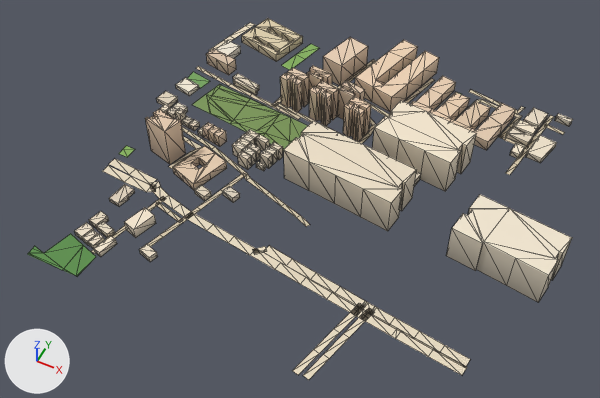
The glTF model public/assets/bengaluru-region-v1/tiles/t23_-11-l1.glb as it was, and as the next commit left it.
Both versions are drawn from a 50 mm lens placed at (12045.0, -5888.0, 757.0), pointed at (11742.0, -5283.0, 1.0). The lights are fixed; the arrows at lower left show +X, +Y and +Z. The picture after the commit comes second. Mesh edges are drawn as thin lines. Vertices at exactly the same position are counted once.

Objects in the first picture: 'building', 'ground'.
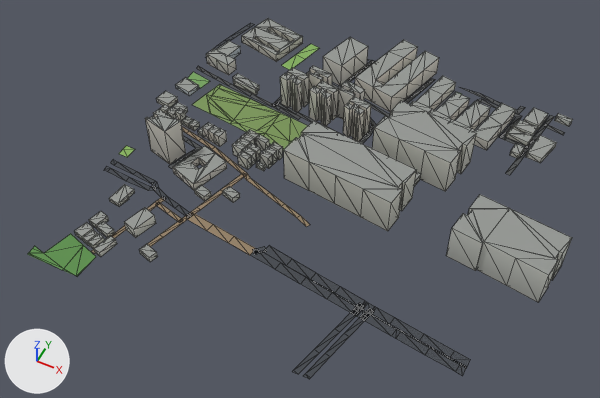
Changed parts and their boxes (x1, y1, x2, y2) in the pictures (600 x 398 px; the box of a moved part takes in the faces that stretch with it):
'ground', reshaped: before (27, 22, 565, 380); after (27, 23, 564, 379)
part 1 of me_building, recoloured: (75, 18, 573, 303) in both
part 2 of me_ground, rebuilt: before (209, 22, 254, 51); after (214, 23, 254, 49)
part 3 of me_ground, rebuilt (7% narrower): before (152, 187, 192, 218); after (154, 187, 191, 217)
part 4 of me_ground, rebuilt (11% shorter): before (103, 165, 156, 192); after (104, 167, 156, 191)
part 5 of me_ground, rebuilt (7% shorter): before (109, 159, 157, 185); after (110, 160, 156, 184)
part 6 of me_ground, rebuilt (33% narrower, 11% shorter): before (149, 181, 160, 189); after (152, 182, 159, 189)
part 7 of me_ground, moved or reshaped: before (371, 59, 565, 140); after (367, 59, 564, 140)
part 8 of me_ground, moved or reshaped: before (292, 315, 471, 380); after (292, 315, 470, 379)
part 9 of me_ground, moved or reshaped: (186, 140, 202, 153) in both
part 10 of me_ground, recoloured: (91, 61, 561, 357) in both

What the commit changed:
me_building is used by ob_building; location (11500.0, -5500.0, 0.0).
me_building had 849 vertices, 1162 faces and spanned x -10.0..553.0, y 35.0..532.0, z 0.0..57.0.
me_building now has 849 vertices, 1462 faces and spans x -10.0..553.0, y 35.0..532.0, z 0.0..57.0.
me_building part 1: 1162 kept faces spanning x -10.0..553.0, y 35.0..532.0, z 0.0..57.0 get new vertex colours.
Edits to the shape of me_building do not show in these pictures.
me_ground is used by ob_ground; location (11500.0, -5500.0, 0.0).
me_ground had 402 vertices, 340 faces and spanned x -5.0..501.0, y -1.0..503.0, z 1.0.
me_ground now has 422 vertices, 360 faces and spans x 0.0..500.0, y 0.0..500.0, z 1.0.
me_ground part 2: the loose piece of 10 vertices spanning x -5.0..26.0, y 413.0..501.0, z 1.0 is rebuilt with 12 vertices and now spans x 0.0..25.0, y 398.0..500.0, z 1.0.
me_ground part 3: the loose piece of 8 vertices spanning x 74.0..137.0, y 127.0..158.0, z 1.0 is rebuilt with 8 vertices and now spans x 74.0..137.0, y 130.0..156.0, z 1.0.
me_ground part 4: the loose piece of 8 vertices spanning x -1.0..79.0, y 142.0..159.0, z 1.0 is rebuilt with 10 vertices and now spans x 0.0..78.0, y 145.0..157.0, z 1.0.
me_ground part 5: the loose piece of 6 vertices spanning x -1.0..69.0, y 154.0..173.0, z 1.0 is rebuilt with 8 vertices and now spans x 0.0..69.0, y 157.0..170.0, z 1.0.
me_ground part 6: the loose piece of 4 vertices spanning x 64.0..80.0, y 148.0..164.0, z 1.0 is rebuilt with 4 vertices and now spans x 66.0..78.0, y 150.0..163.0, z 1.0.
me_ground part 7: 19 vertices moved from x 215.0..440.0, y 431.0..502.0, z 1.0 to x 203.0..441.0, y 429.0..500.0, z 1.0; 12 vertices removed from x 169.0..501.0, y 465.0..503.0, z 1.0; 18 vertices added at x 169.0..500.0, y 466.0..500.0, z 1.0.
me_ground part 8: 10 vertices moved from x 350.0..462.0, y 31.0..104.0, z 1.0 to x 350.0..458.0, y 32.0..104.0, z 1.0; 10 vertices removed from x 341.0..501.0, y -1.0..100.0, z 1.0; 16 vertices added at x 341.0..500.0, y 0.0..98.0, z 1.0.
me_ground part 9: 2 vertices moved from x 84.0..90.0, y 234.0..240.0, z 1.0 to x 83.0..91.0, y 235.0..239.0, z 1.0; 2 vertices added at x 5.0..6.0, y 263.0..269.0, z 1.0.
me_ground part 10: 210 kept faces spanning x 0.0..499.0, y 32.0..500.0, z 1.0 get new vertex colours; the middle colour goes from beige #d7c9ae to dark grey #535556.
Other edits to the shape of me_ground do not show in these pictures.
